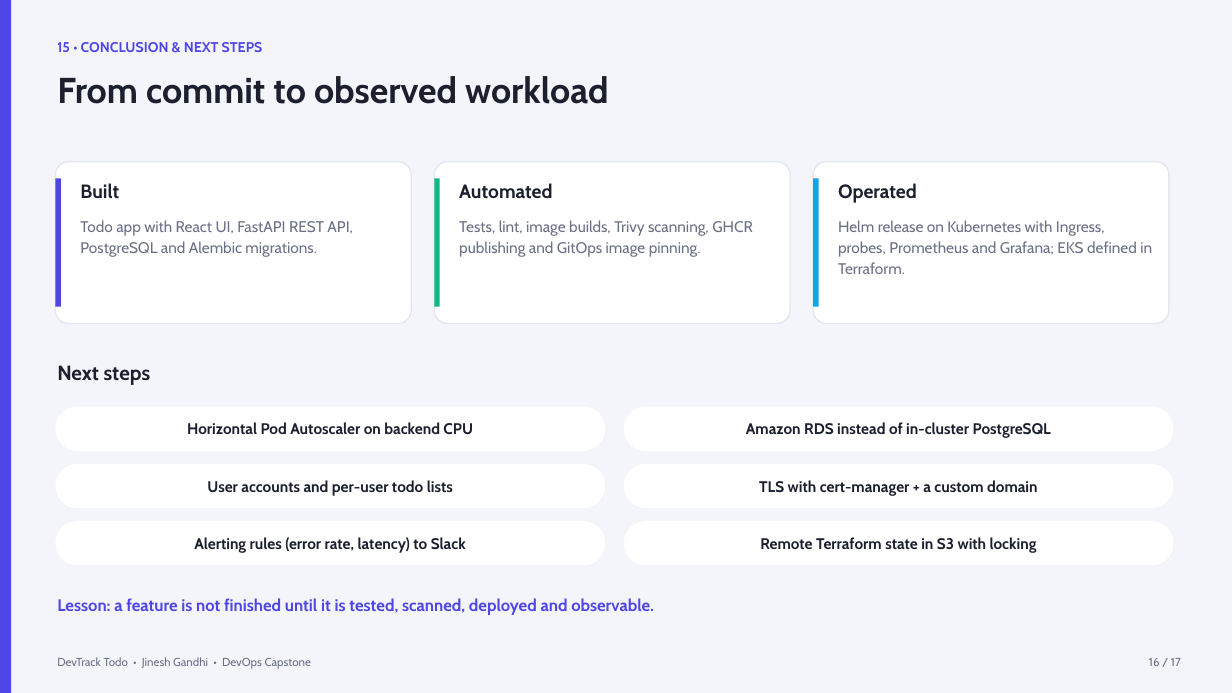
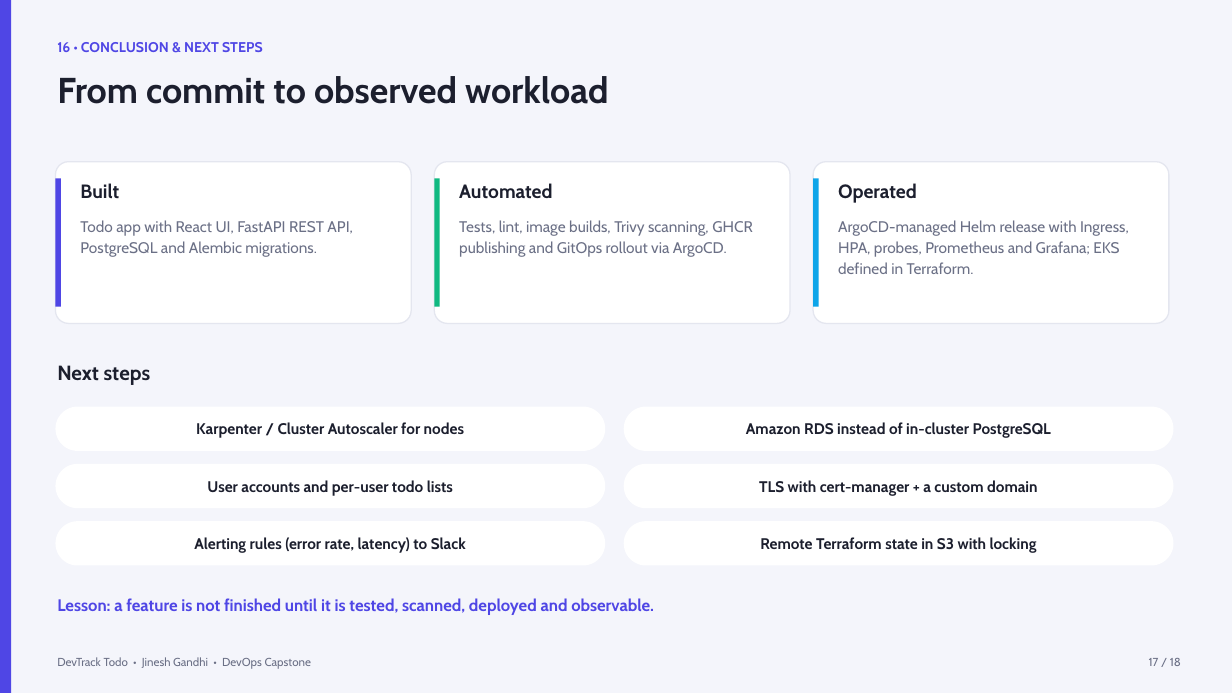
Before and after one commit to jineshgandhi79/Devops-capstone, a slide deck: slide 17 of demo/ppt/presentation.pptx (slide 16 before the commit). Drawn at 1232x693 pixels with LibreOffice and Linux fonts; fonts in the diff are those of the drawing. Boxes give left, top, right and bottom in pixels: in the first picture for what was removed or moved away, otherwise in the second. Text is boxed around its words. In the diff, an @@ line names an element or a change of style, - is before the commit and + after.

```diff
--- a/demo/ppt/presentation.pptx
+++ b/demo/ppt/presentation.pptx
@@ text at (57, 42, 263, 52): text changed @@
-15 • CONCLUSION & NEXT STEPS
+16 • CONCLUSION & NEXT STEPS
@@ text at (459, 220, 753, 257): text changed @@
-Tests, lint, image builds, Trivy scanning, GHCR publishing and GitOps image pinning.
+Tests, lint, image builds, Trivy scanning, GHCR publishing and GitOps rollout via ArgoCD.
@@ text at (838, 220, 1129, 274): text changed @@
-Helm release on Kubernetes with Ingress, probes, Prometheus and Grafana; EKS defined in Terraform.
+ArgoCD-managed Helm release with Ingress, HPA, probes, Prometheus and Grafana; EKS defined in Terraform.
@@ text in rounded rectangle at (196, 422, 464, 438): text changed @@
-Horizontal Pod Autoscaler on backend CPU
+Karpenter / Cluster Autoscaler for nodes
@@ text at (1149, 658, 1181, 666): text changed @@
-16 / 17
+17 / 18
```
Also in this commit, not shown: 14 other slides changed, 1 slide added, 5 other files.
